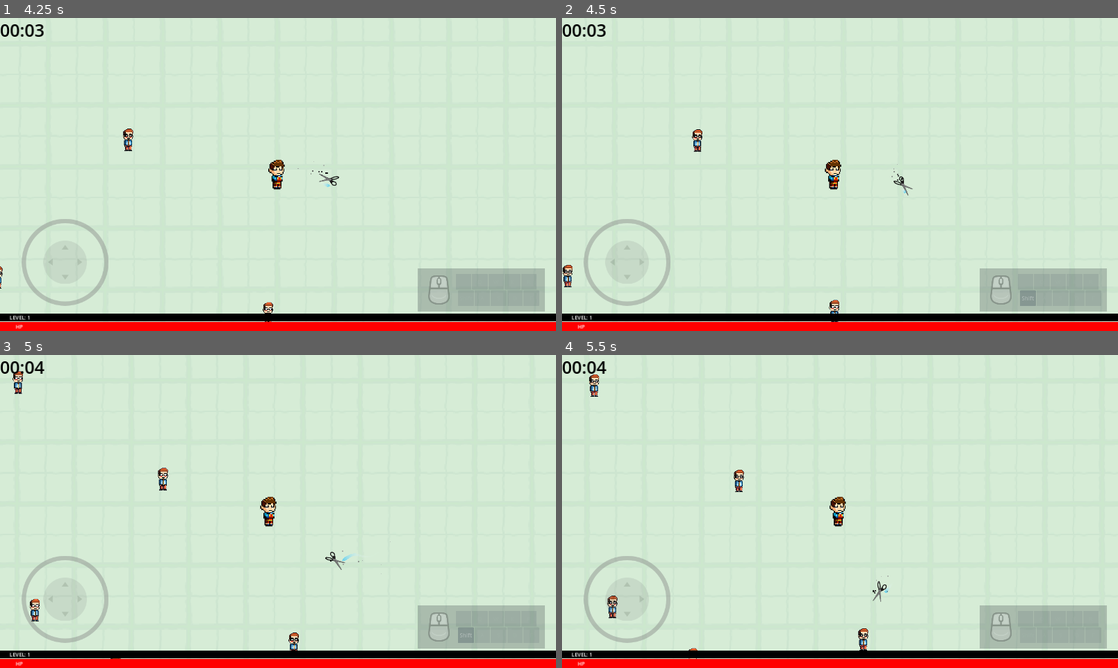
Above: before the commit, frames 1-4 (two rows, left to right).
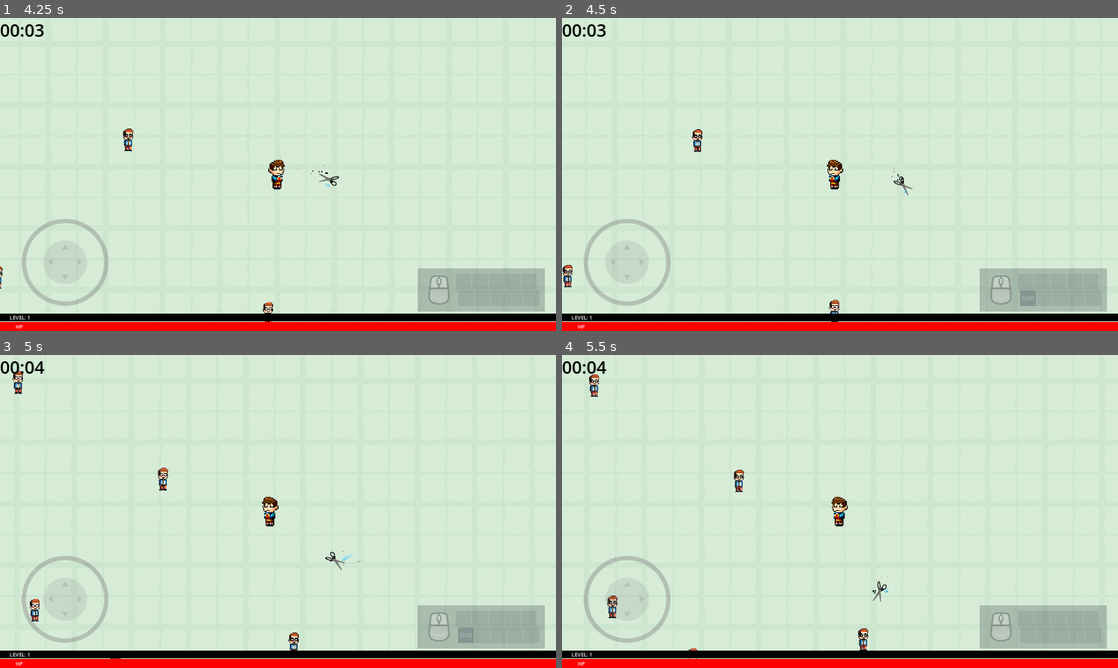
Above: after the commit, the same moments.

Repository: kickflip-games/papercut
Game: Godot game, scene res://scenes/game_flow/gameplay/game.tscn
Same seed, same stepped clock (60 frames per second), same inputs: the game is played once before the commit and once after it.
Inputs (mouse positions are in pixels of both pictures, inside the frame that each line leads up to):
- Up to frame 1 (4.25 s): click "Scissor" at 0.5 s; tap Enter (ui_accept) at 1.25, 1.52 s; move the mouse to (400, 158) at 1.27 s; hold Right (ui_right) 1.28-2 s; hold U (LevelUp) 1.28-2 s; click (400, 158) at 1.42 s; drag from (166, 190) to (289, 174) at 2.02 s; move the mouse to (333, 105) at 2.77 s; hold Right (ui_right) 2.78-3.5 s; hold Space (shoot) 2.78-3.5 s; drag from (250, 237) to (289, 174) at 3.52 s
- Up to frame 2 (4.5 s): move the mouse to (1006, 221) at 4.27 s; hold Left (ui_left) from 4.28 s (still down); hold Shift from 4.28 s (still down)
- Up to frame 3 (5 s): keep holding Left (ui_left); keep holding Shift; tap Enter (ui_accept) at 4.52 s
- Up to frame 4 (5.5 s): release Left (ui_left) at 5 s; release Shift at 5 s; drag from (673, 464) to (828, 511) at 5.02 s

Frame 1 is identical in both runs. In frame 2, 0.2% of the frame differs, in the area x 47-51%, y 45-55%; in frame 3, 0.2%; in frame 4, 0.2%, in the area x 48-52%, y 45-55%.

Commit message:
sprite movement improvement

Diff:
--- a/scenes/units/player/Player.gd
+++ b/scenes/units/player/Player.gd
@@ -17,11 +17,17 @@
 
 var is_alive:bool = true
 
+var down_state:bool = true
+var right_state:bool = true
+
 func _ready():
 	health_manager.Die.connect(_on_death)
 	take_damage_box.take_damage.connect(_on_take_damage)
 
 	sprite = $Sprite
+
+	down_state = true
+	right_state = true
 
 
 func get_inputs():
@@ -40,16 +46,26 @@
 #		_current_speed = walk_speed
 	velocity = get_inputs() * _current_speed
 
-	if Input.is_action_pressed("ui_left") && Input.is_action_pressed("ui_down"):
+	if Input.is_action_pressed("ui_up"):
+		down_state = false
+	elif Input.is_action_pressed("ui_down"):
+		down_state = true
+
+	if Input.is_action_pressed("ui_right"):
+		right_state = true
+	elif Input.is_action_just_pressed("ui_left"):
+		right_state = false
+
+	if (down_state == true) && (right_state == false):
 		sprite.texture = load("res://assets/bla_assets/protagonist_downleft.png")
 
-	if Input.is_action_pressed("ui_right") && Input.is_action_pressed("ui_down"):
+	elif (down_state == true) && (right_state == true):
 		sprite.texture = load("res://assets/bla_assets/protagonist.png")
 
-	if Input.is_action_pressed("ui_left") && Input.is_action_pressed("ui_up"):
+	elif (down_state == false) && (right_state == false):
 		sprite.texture = load("res://assets/bla_assets/protagonist-upleft.png")
 
-	if Input.is_action_pressed("ui_right") && Input.is_action_pressed("ui_up"):
+	elif (down_state == false) && (right_state == true):
 		sprite.texture = load("res://assets/bla_assets/protagonist-upright.png")
 
 	if is_alive:
